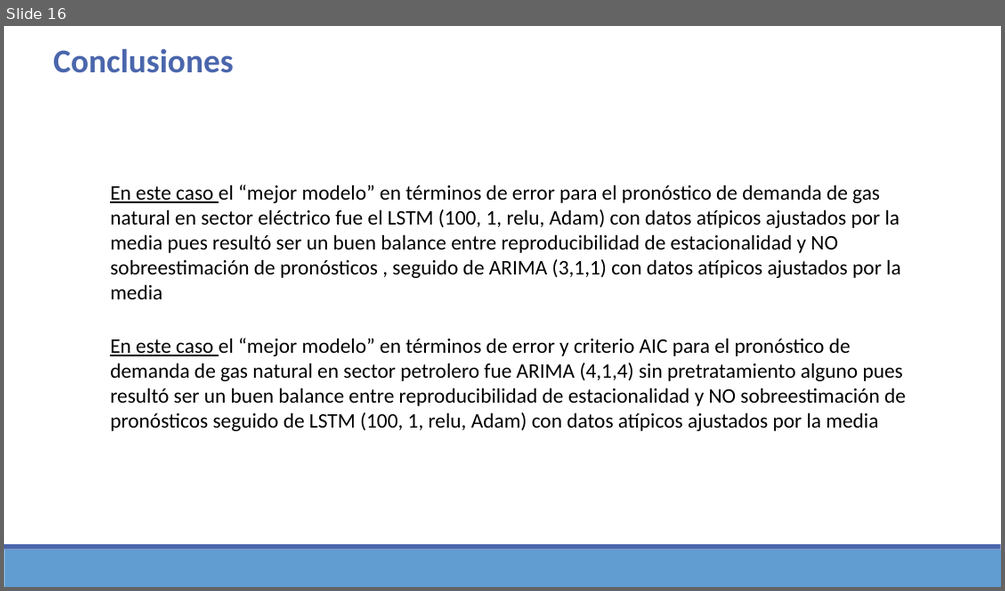
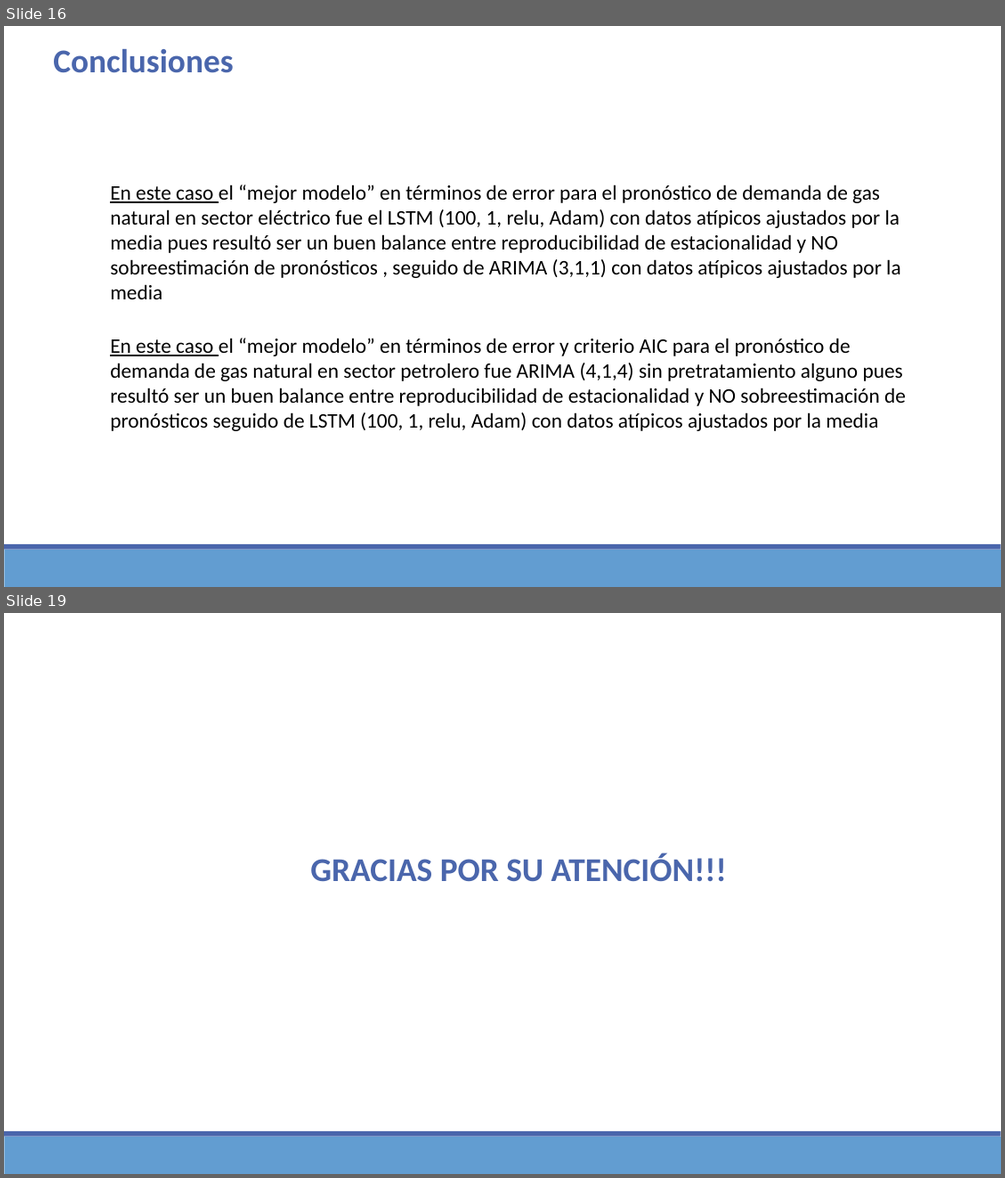
Before and after one commit to Sergio-Ibarra-1795/Diplomado_UNAM_DC_Full_gitHub, a slide deck: Diplomado_DS_Proyecto_Final/Proyecto_final_Diplomado_DS_UNAM_v2.pptx. Shown one above the other, each under a label of ours: slide 16 before the commit, slides 16 and 19 after it; the slides between them are not shown. The pictures are 1005x591 and 1005x1178 pixels, drawn with LibreOffice and Linux fonts; fonts in the diff are those of the drawing. Boxes give left, top, right and bottom in pixels: in the first picture for what was removed or moved away, otherwise in the second. Text is boxed around its words. In the diff, an @@ line names an element or a change of style, - is before the commit and + after.

```diff
--- a/Diplomado_DS_Proyecto_Final/Proyecto_final_Diplomado_DS_UNAM_v2.pptx
+++ b/Diplomado_DS_Proyecto_Final/Proyecto_final_Diplomado_DS_UNAM_v2.pptx
@@ slide 19 added at <box>4,613,1001,1174</box>, background #FFFFFF; not listed: 2 template elements that a slide beside it also shows @@
@@ text added at <box>310,852,727,882</box>, 32 pt, text #4A66AC, bold @@
+  GRACIAS POR SU ATENCIÓN!!!
```
Also in this commit, not shown: 8 slides changed, 1 other slide added, 2 other files.
